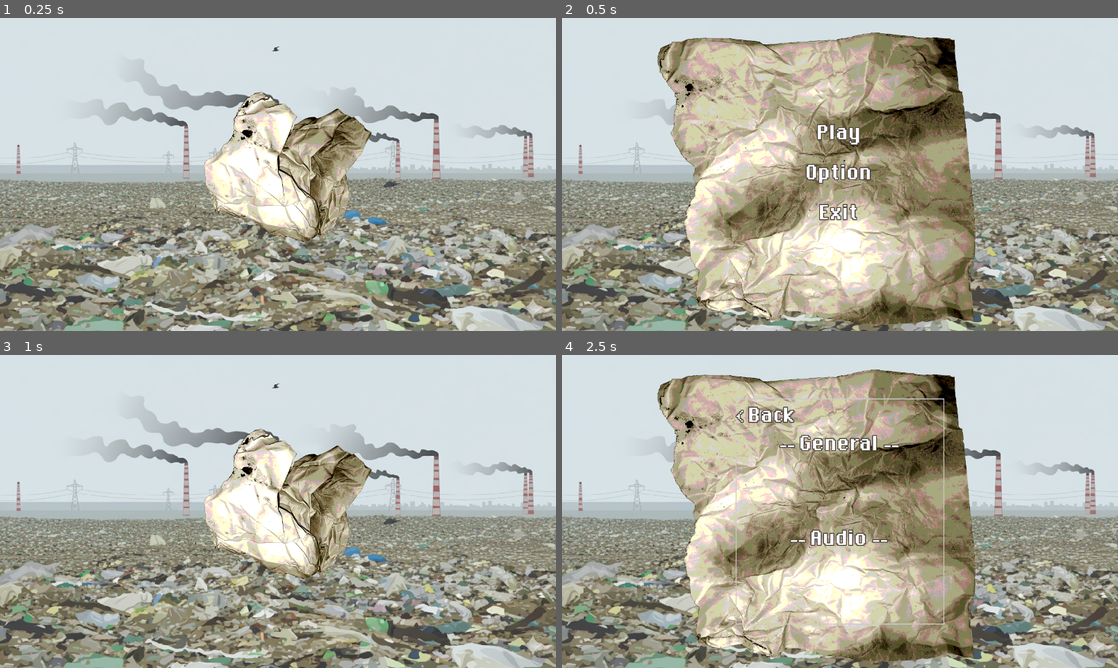
Above: before the commit, frames 1-4 (two rows, left to right).
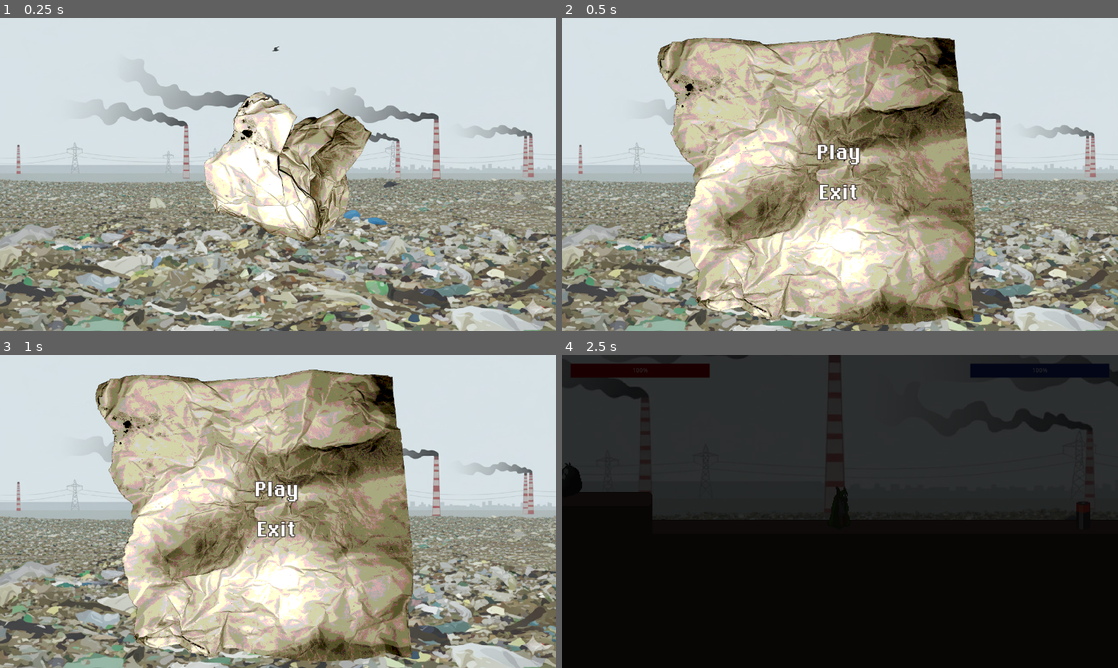
Above: after the commit, the same moments.

Repository: maroisa/everdusk
Game: Godot game, scene res://main_menu.tscn
The game is run twice, just before and just after one commit, with the same random seed, the same clock (stepped at 60 frames per second) and the same inputs. This scene is started directly instead of the project's main scene.
Inputs (mouse positions are in pixels of both pictures, inside the frame that each line leads up to):
- Up to frame 1 (0.25 s): no input
- Up to frame 2 (0.5 s): no input
- Up to frame 3 (1 s): click (278, 511) at 0.5 s, where only the run before the commit has a clickable "Option"
- Up to frame 4 (2.5 s): click (840, 489) at 1.25 s, where only the run after the commit has a clickable "Play"; click (1073, 642) at 2 s, where only the run after the commit has a clickable "SKIP"

Frame 1 is identical in both runs. In frame 2, 1.5% of the frame differs, in the area x 43-56%, y 33-65%; in frame 3, 42%; in frame 4, 100%, in the area x 0-100%, y 0-100%.

Commit message:
tambah outro

Diff:
--- a/canvases/hud.tscn
+++ b/canvases/hud.tscn
@@ -78,6 +78,8 @@
 corner_detail = 2
 
 [sub_resource type="DynamicFont" id=9]
+outline_size = 2
+outline_color = Color( 0, 0, 0, 1 )
 font_data = ExtResource( 5 )
 
 [sub_resource type="Animation" id=11]
@@ -186,7 +188,7 @@
 value = 3.69
 
 [node name="SanityTimer" type="Timer" parent="."]
-wait_time = 0.25
+wait_time = 0.2
 
 [node name="Selection" type="CenterContainer" parent="."]
 visible = false
--- /dev/null
+++ b/canvases/outro.gd
@@ -0,0 +1,5 @@
+extends CanvasLayer
+
+func _ready():
+	yield($AnimationPlayer, "animation_finished")
+	Switcher.switch_to("res://main_menu.tscn")
--- a/canvases/outro.tscn
+++ b/canvases/outro.tscn
@@ -1,21 +1,90 @@
-[gd_scene load_steps=3 format=2]
+[gd_scene load_steps=6 format=2]
 
 [ext_resource path="res://assets/DePixelHalbfett.otf" type="DynamicFontData" id=1]
+[ext_resource path="res://canvases/outro.gd" type="Script" id=2]
+
+[sub_resource type="Animation" id=3]
+length = 0.001
+tracks/0/type = "value"
+tracks/0/path = NodePath("CenterContainer/Label:percent_visible")
+tracks/0/interp = 1
+tracks/0/loop_wrap = true
+tracks/0/imported = false
+tracks/0/enabled = true
+tracks/0/keys = {
+"times": PoolRealArray( 0 ),
+"transitions": PoolRealArray( 1 ),
+"update": 0,
+"values": [ 0.0 ]
+}
+tracks/1/type = "value"
+tracks/1/path = NodePath("CenterContainer/Label:text")
+tracks/1/interp = 1
+tracks/1/loop_wrap = true
+tracks/1/imported = false
+tracks/1/enabled = true
+tracks/1/keys = {
+"times": PoolRealArray( 0 ),
+"transitions": PoolRealArray( 1 ),
+"update": 1,
+"values": [ "Menjaga lingkungan dari tumpukan sampah bukan lagi sekadar imbauan" ]
+}
+
+[sub_resource type="Animation" id=2]
+resource_name = "default"
+length = 10.0
+tracks/0/type = "value"
+tracks/0/path = NodePath("CenterContainer/Label:percent_visible")
+tracks/0/interp = 1
+tracks/0/loop_wrap = true
+tracks/0/imported = false
+tracks/0/enabled = true
+tracks/0/keys = {
+"times": PoolRealArray( 1, 1.5, 3.5, 4, 4.5, 6.5, 7, 7.5, 9.5 ),
+"transitions": PoolRealArray( 1, 1, 1, 1, 1, 1, 1, 1, 1 ),
+"update": 0,
+"values": [ 0.0, 1.0, 1.0, 0.0, 1.0, 1.0, 0.0, 1.0, 1.0 ]
+}
+tracks/1/type = "value"
+tracks/1/path = NodePath("CenterContainer/Label:text")
+tracks/1/interp = 1
+tracks/1/loop_wrap = true
+tracks/1/imported = false
+tracks/1/enabled = true
+tracks/1/keys = {
+"times": PoolRealArray( 1, 4, 7 ),
+"transitions": PoolRealArray( 1, 1, 1 ),
+"update": 1,
+"values": [ "Mari kita jaga kelestarian bumi dengan disiplin membuang sampah pada tempatnya dan mengurangi penggunaan plastik sekali pakai mulai sekarang.", "Setiap sampah yang kita kelola dengan benar adalah langkah nyata untuk mencegah banjir, penyakit, serta kerusakan ekosistem yang mengancam masa depan.", "Jangan biarkan lingkungan kita terkubur limbah; bertindaklah hari ini demi mewujudkan dunia yang lebih bersih, sehat, dan layak huni bagi generasi mendatang." ]
+}
 
 [sub_resource type="DynamicFont" id=1]
 font_data = ExtResource( 1 )
 
 [node name="CanvasLayer" type="CanvasLayer"]
+script = ExtResource( 2 )
+
+[node name="ColorRect" type="ColorRect" parent="."]
+anchor_right = 1.0
+anchor_bottom = 1.0
+color = Color( 0, 0, 0, 1 )
 
 [node name="AnimationPlayer" type="AnimationPlayer" parent="."]
+autoplay = "default"
+anims/RESET = SubResource( 3 )
+anims/default = SubResource( 2 )
 
 [node name="CenterContainer" type="CenterContainer" parent="."]
 anchor_right = 1.0
 anchor_bottom = 1.0
 
 [node name="Label" type="Label" parent="CenterContainer"]
-margin_left = 640.0
-margin_top = 349.0
-margin_right = 640.0
-margin_bottom = 370.0
+margin_left = 160.0
+margin_top = 325.0
+margin_right = 1120.0
+margin_bottom = 394.0
+rect_min_size = Vector2( 960, 0 )
 custom_fonts/font = SubResource( 1 )
+text = "Menjaga lingkungan dari tumpukan sampah bukan lagi sekadar imbauan"
+autowrap = true
+percent_visible = 0.0
--- a/main_menu.gd
+++ b/main_menu.gd
@@ -4,7 +4,6 @@
 
 func _ready():
 	$Paper/Main/VB/PlayButton.connect("pressed", self, "on_play")
-	$Paper/Main/VB/OptionButton.connect("pressed", self, "on_option")
 	$Paper/Main/VB/ExitButton.connect("pressed", self, "on_exit")
 	$Paper/Option/P/VB/BackButton.connect("pressed", self, "on_back")
 	$AnimationPlayer.connect("animation_finished", self, "on_anim_finish")
--- a/main_menu.tscn
+++ b/main_menu.tscn
@@ -124,9 +124,9 @@
 
 [node name="VB" type="VBoxContainer" parent="Paper/Main"]
 margin_left = 480.0
-margin_top = 228.0
+margin_top = 274.0
 margin_right = 800.0
-margin_bottom = 492.0
+margin_bottom = 446.0
 custom_constants/separation = 12
 
 [node name="PlayButton" type="Button" parent="Paper/Main/VB"]
@@ -143,25 +143,10 @@
 custom_styles/normal = SubResource( 4 )
 text = "Play"
 
-[node name="OptionButton" type="Button" parent="Paper/Main/VB"]
+[node name="ExitButton" type="Button" parent="Paper/Main/VB"]
 margin_top = 92.0
 margin_right = 320.0
 margin_bottom = 172.0
-rect_min_size = Vector2( 320, 80 )
-custom_colors/font_color = Color( 1, 1, 1, 1 )
-custom_colors/font_color_hover = Color( 0.533333, 0.482353, 0.45098, 1 )
-custom_colors/font_color_pressed = Color( 0.533333, 0.482353, 0.45098, 1 )
-custom_styles/hover = SubResource( 4 )
-custom_styles/pressed = SubResource( 4 )
-custom_styles/focus = SubResource( 4 )
-custom_styles/disabled = SubResource( 4 )
-custom_styles/normal = SubResource( 4 )
-text = "Option"
-
-[node name="ExitButton" type="Button" parent="Paper/Main/VB"]
-margin_top = 184.0
-margin_right = 320.0
-margin_bottom = 264.0
 rect_min_size = Vector2( 320, 80 )
 custom_colors/font_color = Color( 1, 1, 1, 1 )
 custom_colors/font_color_hover = Color( 0.533333, 0.482353, 0.45098, 1 )
--- a/worlds/world.gd
+++ b/worlds/world.gd
@@ -7,5 +7,5 @@
 func on_reset(body):
 	get_tree().reload_current_scene()
 
-func on_win():
+func on_win(body):
 	Switcher.switch_to("res://canvases/outro.tscn")
